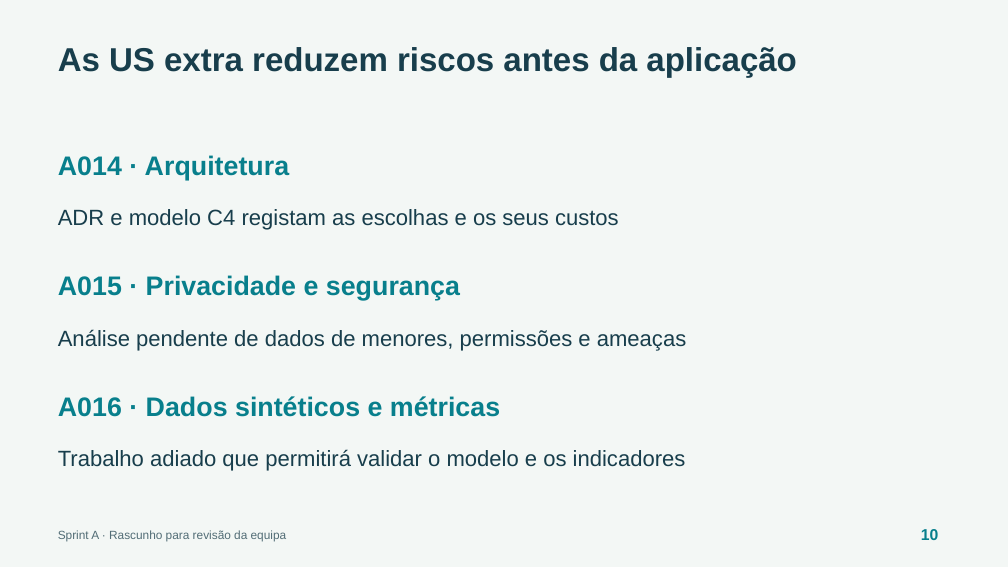
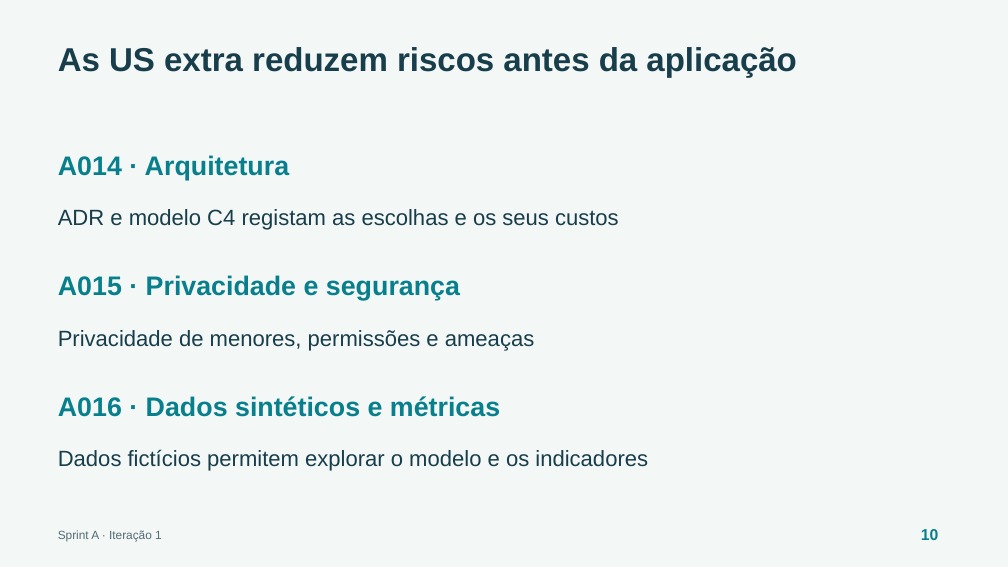
Before and after one commit to escobar0304/ProjInter-2-1, a slide deck: slide 10 of docs/entregas/sprint-review-a/sprint-review-a.pptx. Drawn at 1008x567 pixels with LibreOffice and Linux fonts; fonts in the diff are those of the drawing. Boxes give left, top, right and bottom in pixels: in the first picture for what was removed or moved away, otherwise in the second. Text is boxed around its words. In the diff, an @@ line names an element or a change of style, - is before the commit and + after.

Commit message:
apresentação: atualizar ficheiros da Sprint Review A

```diff
--- a/docs/entregas/sprint-review-a/sprint-review-a.pptx
+++ b/docs/entregas/sprint-review-a/sprint-review-a.pptx
@@ text at bbox=[58, 330, 534, 351]: text changed @@
-Análise pendente de dados de menores, permissões e ameaças
+Privacidade de menores, permissões e ameaças
@@ text at bbox=[58, 449, 648, 471]: text changed @@
-Trabalho adiado que permitirá validar o modelo e os indicadores
+Dados fictícios permitem explorar o modelo e os indicadores
@@ text at bbox=[58, 530, 162, 541]: text changed @@
-Sprint A · Rascunho para revisão da equipa
+Sprint A · Iteração 1
```
Also in this commit, not shown: 11 other slides changed, 1 other file.
